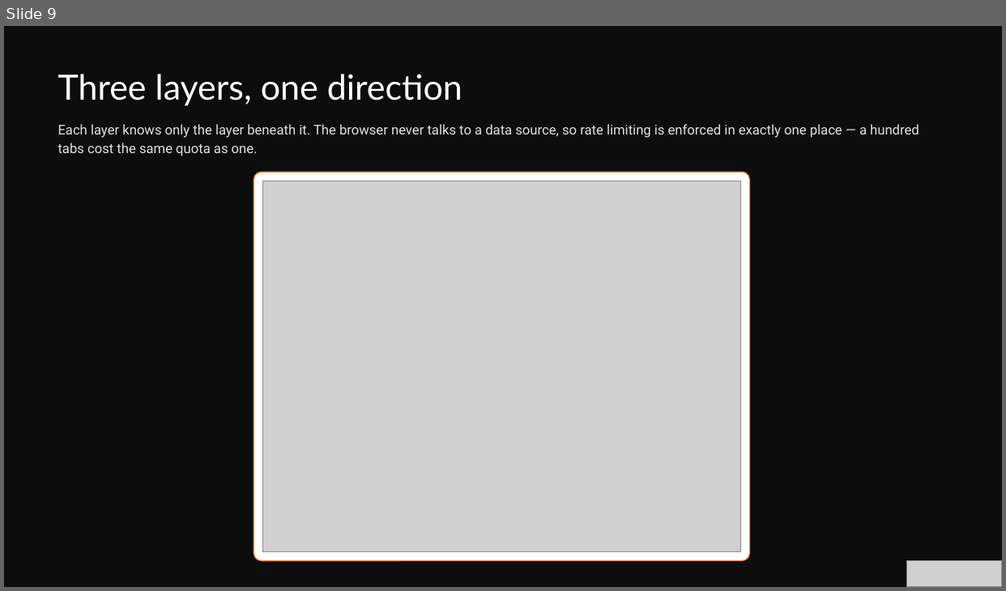
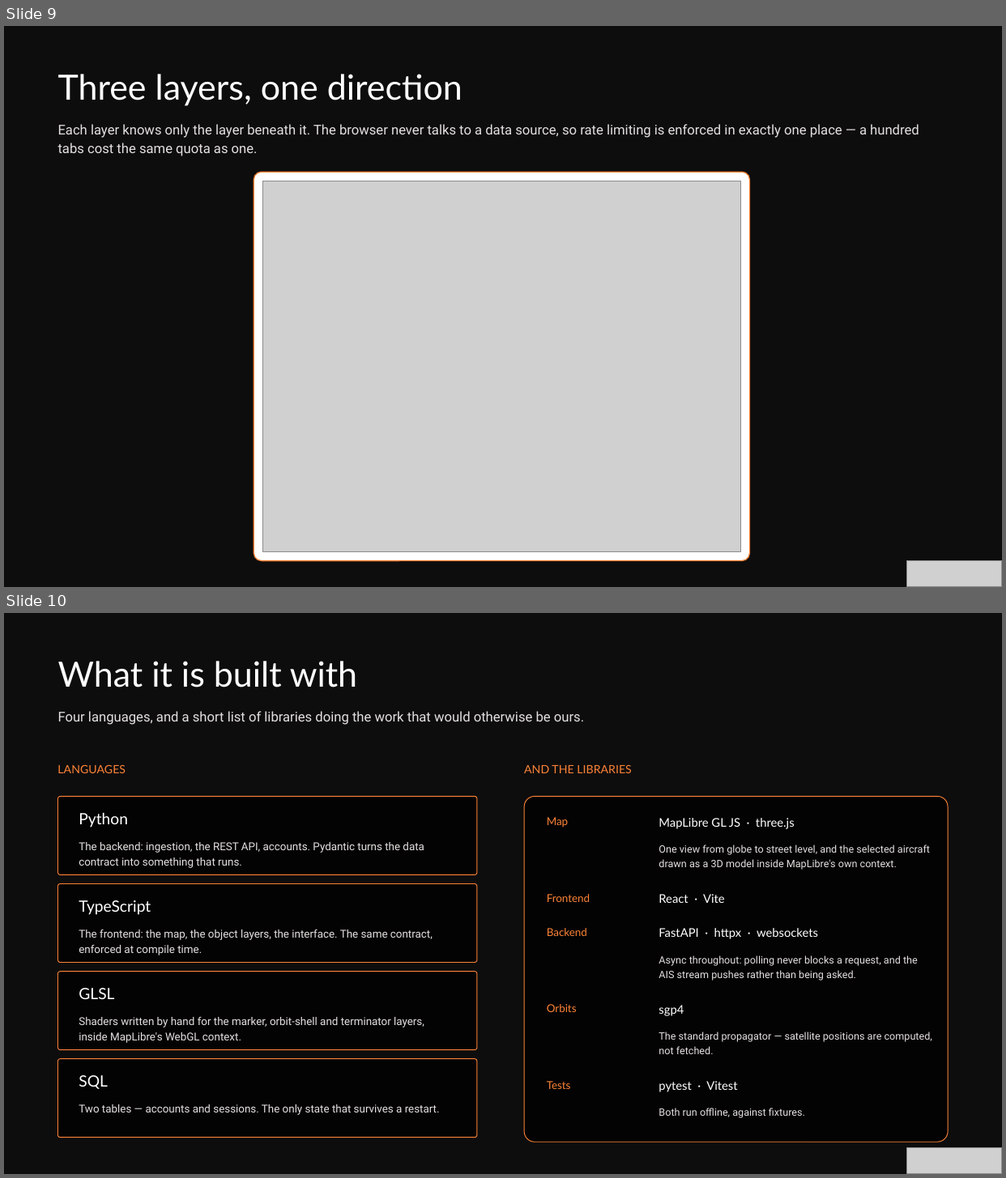
Before and after one commit to phonesett10401/Orbital, a slide deck: docs/report/documents/Orbital-Presentation.pptx. Shown one above the other, each under a label of ours: slide 9 before the commit, slides 9 and 10 after it. The pictures are 1006x591 and 1006x1178 pixels, drawn with LibreOffice and Linux fonts; fonts in the diff are those of the drawing; grey boxes stand for pictures; background and template pictures are left out; a plain dark background stands for a picture behind light text. Boxes give left, top, right and bottom in pixels: in the first picture for what was removed or moved away, otherwise in the second. Text is boxed around its words. In the diff, an @@ line names an element or a change of style, - is before the commit and + after.

Commit message:
A slide for what it is written in, placed where the layers were just named
Python, TypeScript, GLSL and SQL, with one line each on what they do, beside
the libraries by layer. It sits straight after the three-layer slide so the
stack lands without setup.

GLSL is on there because it is true, not to pad the list to four. The shaders
are hand-written - grep found gl_FragColor in modelLayer, satelliteShellLayer,
solarScene and terminatorLayer - because the markers, orbit shells and the
day-night terminator all draw inside MapLibre's WebGL context and nothing off
the shelf does that.

No line counts. Chapter 1.6 carries them with the date they were measured, and
a slide showing a different number beside a report showing another invites
"which one is right?" during questions. They have in fact moved since the 8
September measurement, which is what that date is for.

Fourteen slides now. The presentation outline renumbered with it, and the title
check passed on all fourteen rather than warning - which is the first time that
guard has actually had something to catch.

```diff
--- a/docs/report/documents/Orbital-Presentation.pptx
+++ b/docs/report/documents/Orbital-Presentation.pptx
@@ slide 10 added at [4, 613, 1002, 1174], background picture (left out); not listed: 1 template element that a slide beside it also shows @@
@@ text added at [58, 661, 357, 688], 33.5 pt, text #FFFFFF @@
+What it is built with
@@ text added at [58, 711, 584, 725], 13 pt, text #E5E0DF @@
+Four languages, and a short list of libraries doing the work that would otherwise be ours.
@@ text added at [57, 764, 126, 773], 11 pt, text #FC8337 @@
+LANGUAGES
@@ text added at [524, 764, 631, 773], 11 pt, text #FC8337 @@
+AND THE LIBRARIES
@@ rounded rectangle added at [58, 796, 477, 875], fill #030303, outline #FC8337 0.75 pt @@
@@ rounded rectangle added at [524, 796, 948, 1142], fill #030303, outline #FC8337 0.75 pt @@
@@ text added at [79, 812, 128, 828], 15 pt, text #FFFFFF @@
+Python
@@ text added at [547, 817, 568, 828], 10.5 pt, text #FC8337 @@
+Map
@@ text added at [658, 818, 795, 829], 11.5 pt, text #FFFFFF @@
+MapLibre GL JS · three.js
@@ text added at [79, 842, 424, 868], 10.5 pt, text #E5E0DF @@
+The backend: ingestion, the REST API, accounts. Pydantic turns the data contract into something that runs.
@@ text added at [658, 845, 930, 870], 9.8 pt, text #E5E0DF @@
+One view from globe to street level, and the selected aircraft drawn as a 3D model inside MapLibre's own context.
@@ rounded rectangle added at [58, 884, 477, 963], fill #030303, outline #FC8337 0.75 pt @@
@@ text added at [79, 901, 151, 915], 15 pt, text #FFFFFF @@
+TypeScript
@@ text added at [547, 894, 590, 902], 10.5 pt, text #FC8337 @@
+Frontend
@@ text added at [658, 894, 725, 903], 11.5 pt, text #FFFFFF @@
+React · Vite
@@ text added at [547, 928, 587, 936], 10.5 pt, text #FC8337 @@
+Backend
@@ text added at [658, 928, 818, 939], 11.5 pt, text #FFFFFF @@
+FastAPI · httpx · websockets
@@ text added at [79, 930, 432, 956], 10.5 pt, text #E5E0DF @@
+The frontend: the map, the object layers, the interface. The same contract, enforced at compile time.
@@ rounded rectangle added at [58, 972, 477, 1050], fill #030303, outline #FC8337 0.75 pt @@
@@ text added at [658, 956, 918, 981], 9.8 pt, text #E5E0DF @@
+Async throughout: polling never blocks a request, and the AIS stream pushes rather than being asked.
@@ text added at [79, 988, 114, 999], 15 pt, text #FFFFFF @@
+GLSL
@@ text added at [79, 1016, 424, 1043], 10.5 pt, text #E5E0DF @@
+Shaders written by hand for the marker, orbit-shell and terminator layers, inside MapLibre's WebGL context.
@@ text added at [547, 1004, 577, 1012], 10.5 pt, text #FC8337 @@
+Orbits
@@ text added at [658, 1005, 684, 1016], 11.5 pt, text #FFFFFF @@
+sgp4
@@ text added at [658, 1032, 932, 1054], 9.8 pt, text #E5E0DF @@
+The standard propagator — satellite positions are computed, not fetched.
@@ rounded rectangle added at [58, 1059, 477, 1138], fill #030303, outline #FC8337 0.75 pt @@
@@ text added at [79, 1076, 108, 1089], 15 pt, text #FFFFFF @@
+SQL
@@ text added at [547, 1081, 571, 1089], 10.5 pt, text #FC8337 @@
+Tests
@@ text added at [658, 1081, 737, 1093], 11.5 pt, text #FFFFFF @@
+pytest · Vitest
@@ text added at [79, 1105, 440, 1115], 10.5 pt, text #E5E0DF @@
+Two tables — accounts and sessions. The only state that survives a restart.
@@ text added at [658, 1108, 805, 1118], 9.8 pt, text #E5E0DF @@
+Both run offline, against fixtures.
@@ picture added at [907, 1148, 1002, 1174] @@
```
Also in this commit, not shown: 4 other files.
